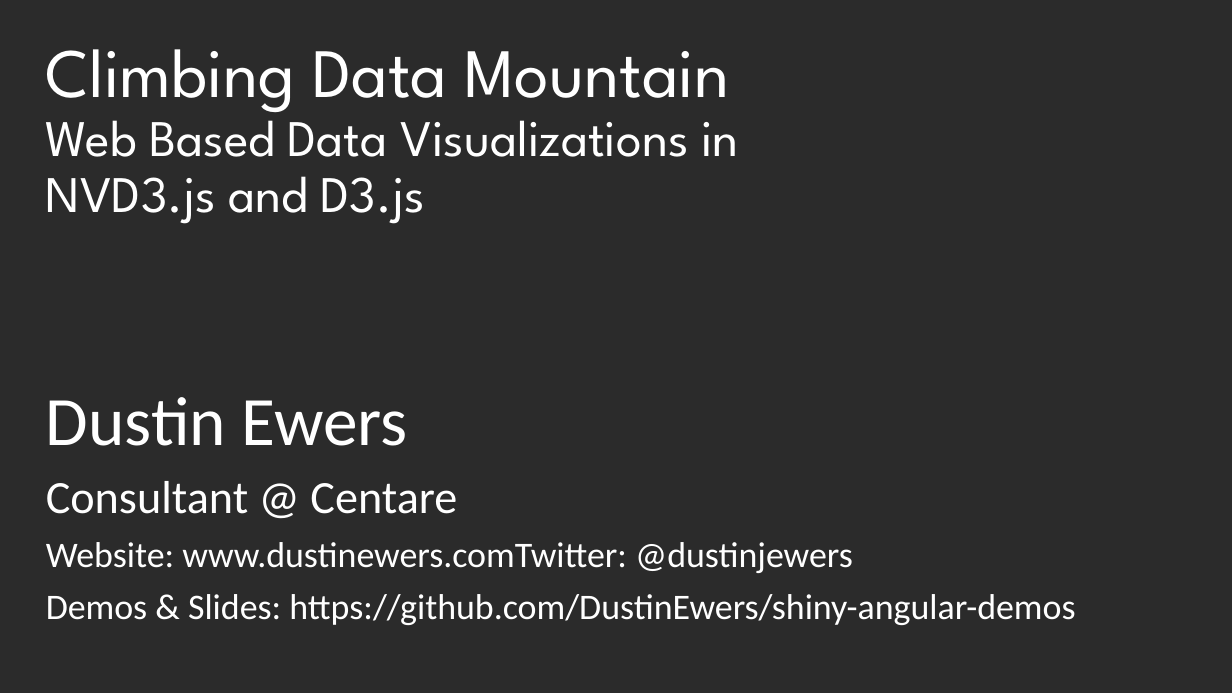
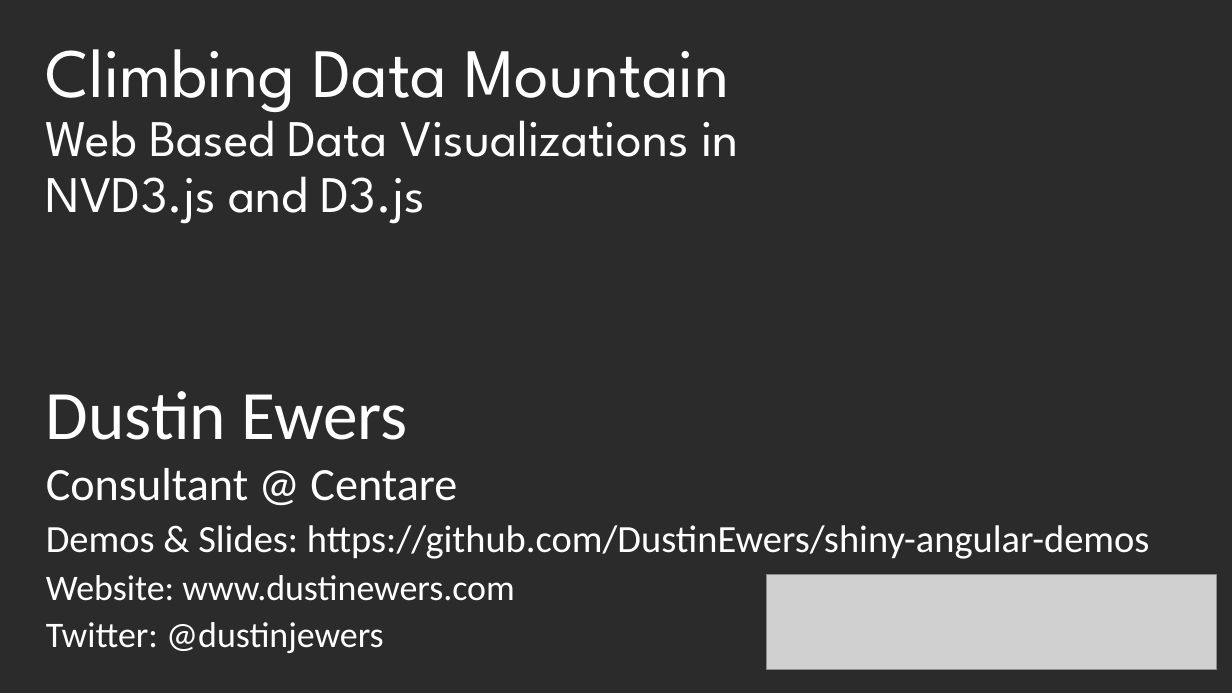
Before and after one commit to DustinEwers/d3-demos-data-mountain, a slide deck: slide 1 of slides/slides.pptx. Drawn at 1232x693 pixels with LibreOffice and Linux fonts; fonts in the diff are those of the drawing; grey boxes stand for pictures; background and template pictures are left out; a plain dark background stands for a picture behind light text. Boxes give left, top, right and bottom in pixels: in the first picture for what was removed or moved away, otherwise in the second. Text is boxed around its words. In the diff, an @@ line names an element or a change of style, - is before the commit and + after.

Commit message:
Added NVD3 Demos

```diff
--- a/slides/slides.pptx
+++ b/slides/slides.pptx
@@ subtitle at bbox=[46, 391, 1150, 559]: size 28 to 30 pt in "Demos & Slides: https://github.com/DustinEwers/shiny-angular ..."; line spacing 0.9 to 0.8 @@
@@ subtitle at bbox=[46, 542, 853, 573]: paragraph removed @@
-Website: www.dustinewers.comTwitter: @dustinjewers
@@ subtitle at bbox=[46, 575, 514, 653]: paragraphs added @@
+Website: www.dustinewers.com
+Twitter: @dustinjewers
@@ picture added at bbox=[766, 575, 1216, 669] @@
```
Also in this commit, not shown: 26 other files.
